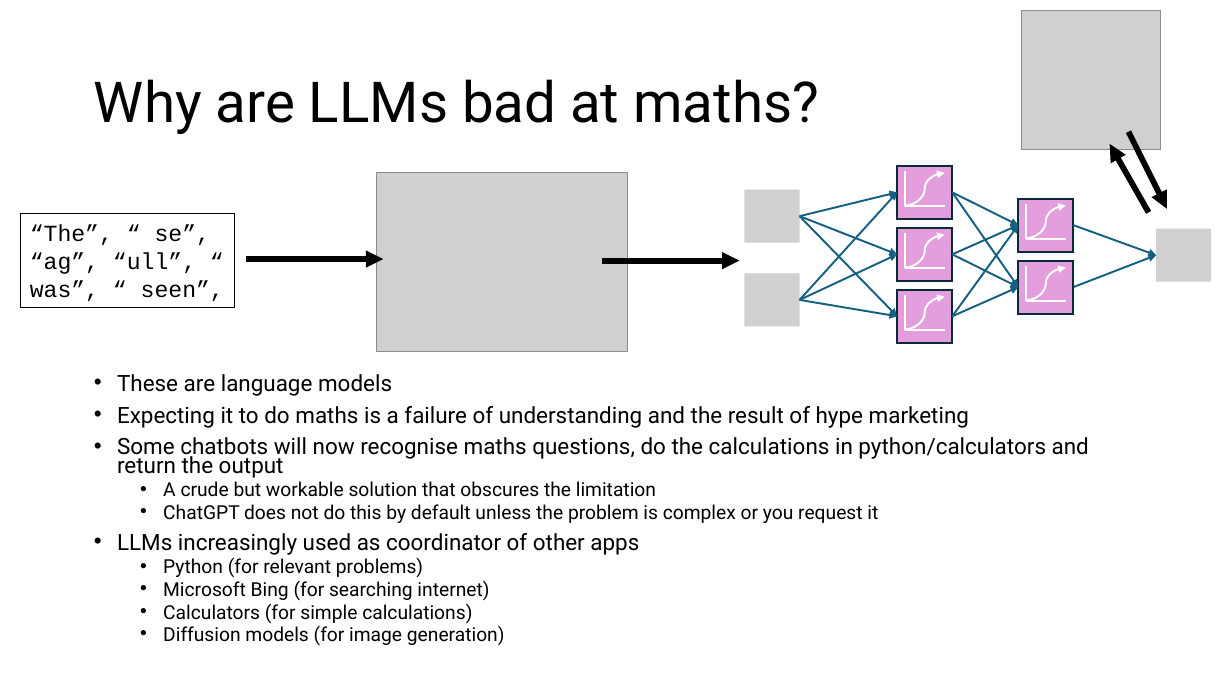
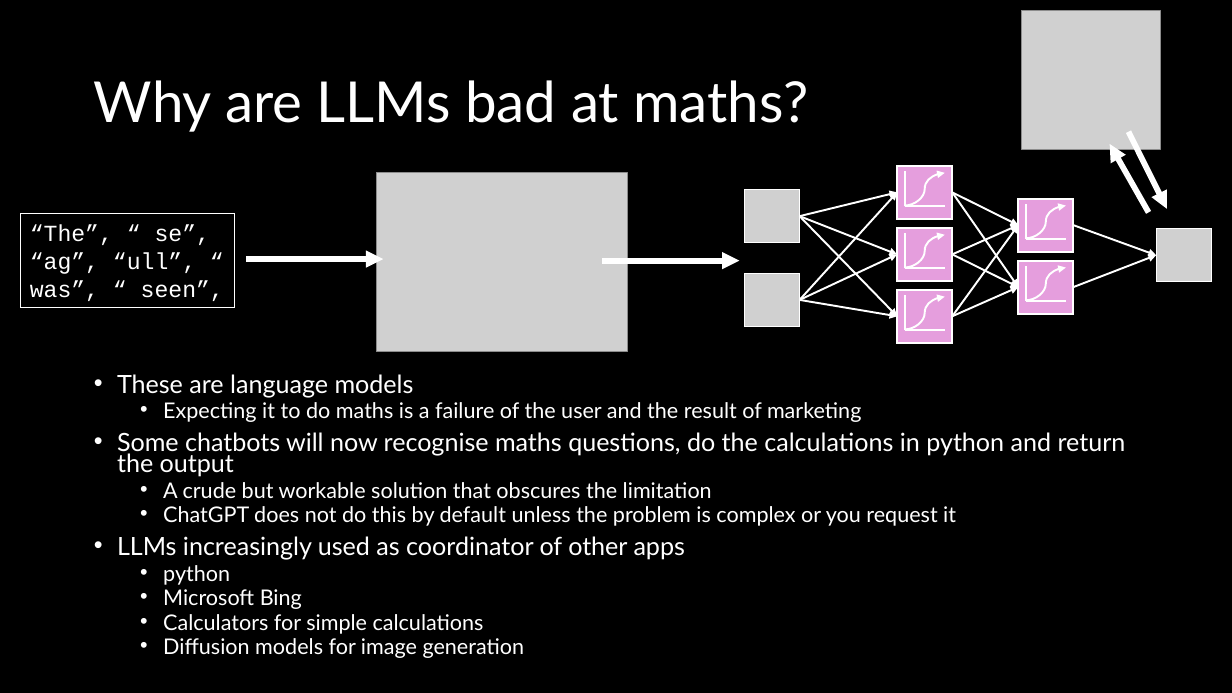
Before and after one commit to DeonRoos/stats-for-biologists, a slide deck: slide 34 of Lectures/BI3010 Lecture XX Large Language Models.pptx (slide 25 before the commit). Drawn at 1232x693 pixels with LibreOffice and Linux fonts; fonts in the diff are those of the drawing; grey boxes stand for pictures. Boxes give left, top, right and bottom in pixels: in the first picture for what was removed or moved away, otherwise in the second. Text is boxed around its words. In the diff, an @@ line names an element or a change of style, - is before the commit and + after.

```diff
--- a/Lectures/BI3010 Lecture XX Large Language Models.pptx
+++ b/Lectures/BI3010 Lecture XX Large Language Models.pptx
@@ background #FFFFFF to #000000 @@
@@ title "Why are LLMs bad at ..." at (94,80,808,132): font Roboto to Lato, text colour #000000 to #FFFFFF @@
@@ arrow (1149, 213) - (1110, 144): stroke #000000 4.5 pt to #FFFFFF 4.5 pt @@
@@ arrow (1128, 132) - (1167, 209): stroke #000000 4.5 pt to #FFFFFF 4.5 pt @@
@@ arrow (799, 216) - (897, 192): stroke #156082 1.5 pt to #FFFFFF 1.5 pt @@
@@ arrow (799, 300) - (897, 192): stroke #156082 1.5 pt to #FFFFFF 1.5 pt @@
@@ arrow (953, 192) - (1019, 226): stroke #156082 1.5 pt to #FFFFFF 1.5 pt @@
@@ arrow (953, 192) - (1019, 287): stroke #156082 1.5 pt to #FFFFFF 1.5 pt @@
@@ rectangle "“The”, “ se”, “ag”, “ull”, ..." at (20,214,235,308): text colour #000000 to #FFFFFF; outline #000000 0.75 pt to #FFFFFF 0.75 pt @@
@@ arrow (799, 216) - (897, 254): stroke #156082 1.5 pt to #FFFFFF 1.5 pt @@
@@ arrow (799, 216) - (897, 316): stroke #156082 1.5 pt to #FFFFFF 1.5 pt @@
@@ arrow (953, 316) - (1019, 226): stroke #156082 1.5 pt to #FFFFFF 1.5 pt @@
@@ arrow (953, 254) - (1019, 226): stroke #156082 1.5 pt to #FFFFFF 1.5 pt @@
@@ arrow (1074, 226) - (1156, 255): stroke #156082 1.5 pt to #FFFFFF 1.5 pt @@
@@ arrow (246, 259) - (384, 259): stroke #000000 4.5 pt to #FFFFFF 4.5 pt @@
@@ arrow (603, 261) - (739, 261): stroke #000000 4.5 pt to #FFFFFF 4.5 pt @@
@@ arrow (799, 300) - (897, 254): stroke #156082 1.5 pt to #FFFFFF 1.5 pt @@
@@ arrow (953, 254) - (1019, 287): stroke #156082 1.5 pt to #FFFFFF 1.5 pt @@
@@ arrow (1074, 287) - (1156, 255): stroke #156082 1.5 pt to #FFFFFF 1.5 pt @@
@@ outline #092A39 1.5 pt to #FFFFFF 1.5 pt in 5 elements at (897,228,953,281), (1019,261,1074,313), (897,166,953,219), (1019,199,1074,251), (897,290,953,343) @@
@@ arrow (953, 316) - (1019, 287): stroke #156082 1.5 pt to #FFFFFF 1.5 pt @@
@@ arrow (799, 300) - (897, 316): stroke #156082 1.5 pt to #FFFFFF 1.5 pt @@
@@ text at (117,374,956,560): size 17.5 to 19.6 pt in "These are language models", "LLMs increasingly used as coordinator of other ..."; font Roboto to Lato, text colour #000000 to #FFFFFF in "These are language models", "A crude but workable solution that obscures ...", "ChatGPT does not do this by default ...", "LLMs increasingly used as coordinator of other ..."; size 15 to 16.8 pt in "A crude but workable solution that obscures ...", "ChatGPT does not do this by default ..." @@
@@ text at (117,402,1126,477): text changed; size 17.5 to 19.6 pt; font Roboto to Lato; text colour #000000 to #FFFFFF @@
-• Expecting it to do maths is a failure of understanding and the result of hype marketing
-• Some chatbots will now recognise maths questions, do the calculations in python/calculators and return the output
+  • Expecting it to do maths is a failure of the user and the result of marketing
+• Some chatbots will now recognise maths questions, do the calculations in python and return the output
@@ text at (163,565,525,658): text changed; size 15 to 16.8 pt; font Roboto to Lato; text colour #000000 to #FFFFFF @@
-  • Python (for relevant problems)
-  • Microsoft Bing (for searching internet)
-  • Calculators (for simple calculations)
-  • Diffusion models (for image generation)
+  • python
+  • Microsoft Bing
+  • Calculators for simple calculations
+  • Diffusion models for image generation
```
Also in this commit, not shown: 32 other slides changed, 13 slides added, 3 slides removed, 23 other files.
